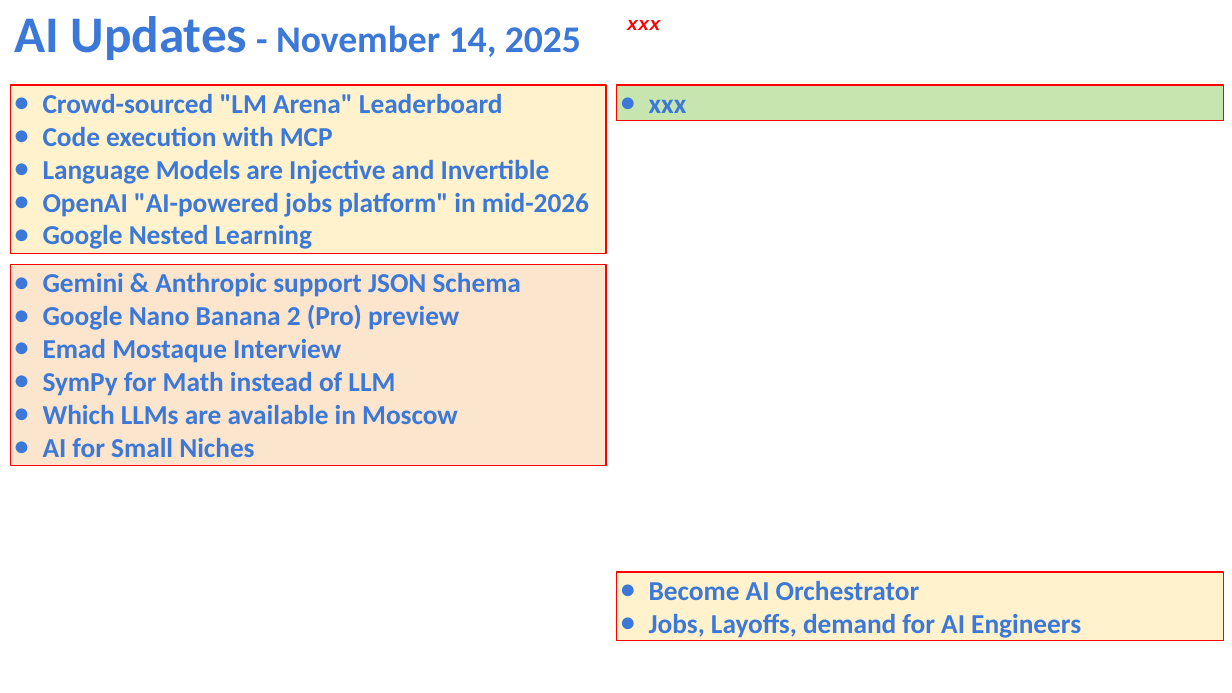
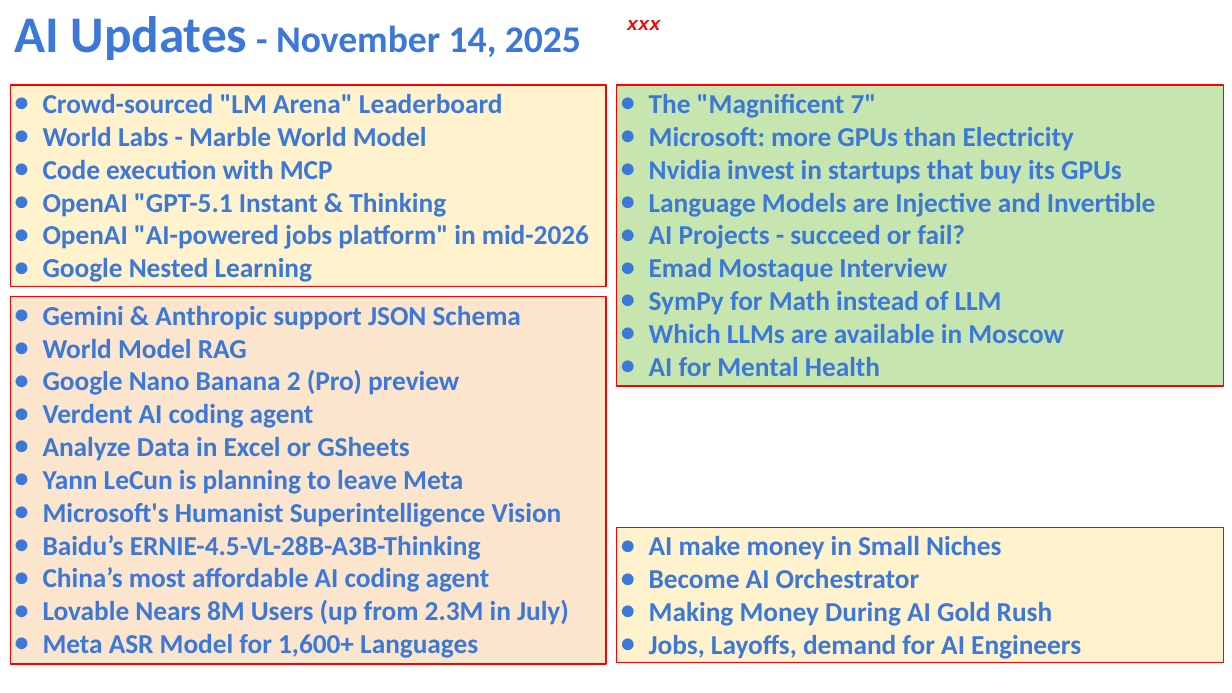
Before and after one commit to lselector/seminar, a slide deck: slide 1 of 2025/2025-11-14-AI-Updates.pptx. Drawn at 1232x693 pixels with LibreOffice and Linux fonts; fonts in the diff are those of the drawing. Boxes give left, top, right and bottom in pixels: in the first picture for what was removed or moved away, otherwise in the second. Text is boxed around its words. In the diff, an @@ line names an element or a change of style, - is before the commit and + after.

Commit message:
update

```diff
--- a/2025/2025-11-14-AI-Updates.pptx
+++ b/2025/2025-11-14-AI-Updates.pptx
@@ rectangle "Crowd-sourced "LM Arena" Leaderboard": place and size @@
-rectangle "Crowd-sourced "LM Arena" Leaderboard" at box(11, 85, 606, 254)
+rectangle "Crowd-sourced "LM Arena" Leaderboard" at box(11, 85, 606, 287)
@@ rectangle removed at box(617, 85, 1223, 121) @@
-● xxx
@@ rectangle added at box(617, 85, 1223, 386), fill #C7E6AF, outline #FF0000 0.75 pt, 16 pt, text #3C78D8, bold @@
+● The "Magnificent 7"
+● Microsoft: more GPUs than Electricity
+● Nvidia invest in startups that buy its GPUs
+● Language Models are Injective and Invertible
+● AI Projects - succeed or fail?
+● Emad Mostaque Interview
+● SymPy for Math instead of LLM
+● Which LLMs are available in Moscow
+● AI for Mental Health
@@ text in rectangle at box(43, 127, 427, 146): paragraph added @@
+● World Labs - Marble World Model
@@ text in rectangle at box(43, 193, 446, 217): text changed @@
-● Language Models are Injective and Invertible
+● OpenAI "GPT-5.1 Instant & Thinking
@@ rectangle "Gemini & Anthropic support JSON ...": place and size @@
-rectangle "Gemini & Anthropic support JSON ..." at box(11, 265, 606, 467)
+rectangle "Gemini & Anthropic support JSON ..." at box(11, 297, 606, 664)
@@ text in rectangle at box(43, 339, 247, 358): paragraph added @@
+● World Model RAG
@@ text in rectangle at box(43, 404, 569, 658): text changed @@
-● Emad Mostaque Interview
-● SymPy for Math instead of LLM
-● Which LLMs are available in Moscow
-● AI for Small Niches
+● Verdent AI coding agent
+● Analyze Data in Excel or GSheets
+● Yann LeCun is planning to leave Meta
+● Microsoft's Humanist Superintelligence Vision
+● Baidu’s ERNIE-4.5-VL-28B-A3B-Thinking
+● China’s most affordable AI coding agent
+● Lovable Nears 8M Users (up from 2.3M in July)
+● Meta ASR Model for 1,600+ Languages
@@ rectangle "AI make money in Small ...": place and size @@
-rectangle "AI make money in Small ..." at box(617, 572, 1223, 641)
+rectangle "AI make money in Small ..." at box(617, 527, 1223, 663)
@@ text in rectangle at box(649, 536, 1001, 560): paragraph added @@
+● AI make money in Small Niches
@@ text in rectangle at box(649, 602, 1053, 626): paragraph added @@
+● Making Money During AI Gold Rush
```
Also in this commit, not shown: 4 other slides changed, 9 slides added, 1 slide removed.
